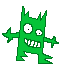
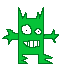
Layers edited between the first and the second 64×64 image:
hid "Nom 3" over 2, 6, 59, 64
showed "Nom 1", painted on it over 2, 6, 59, 64